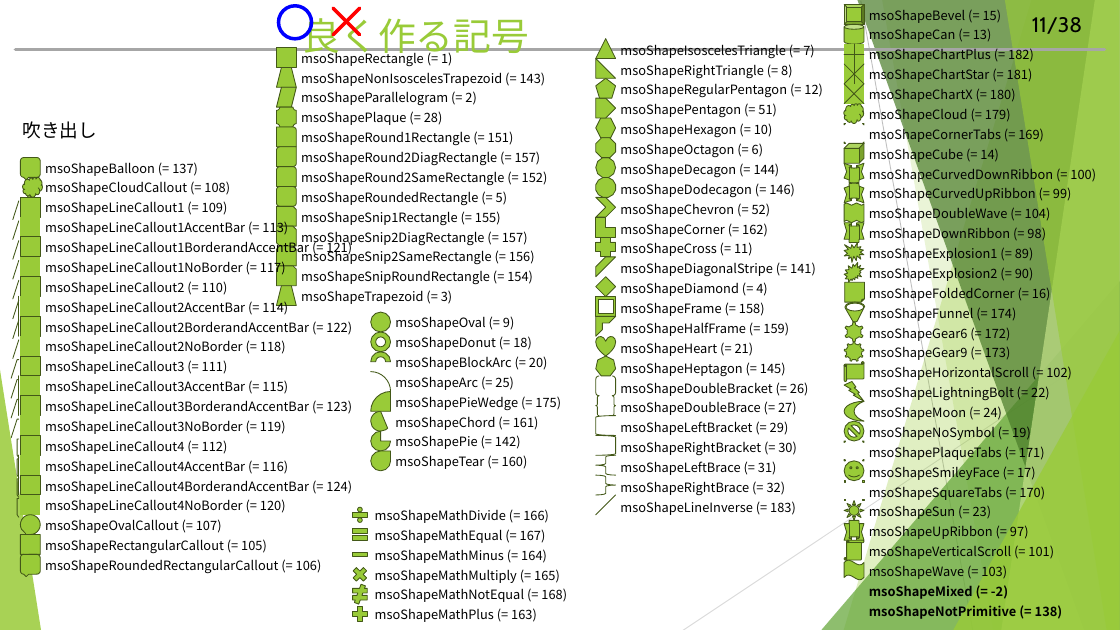
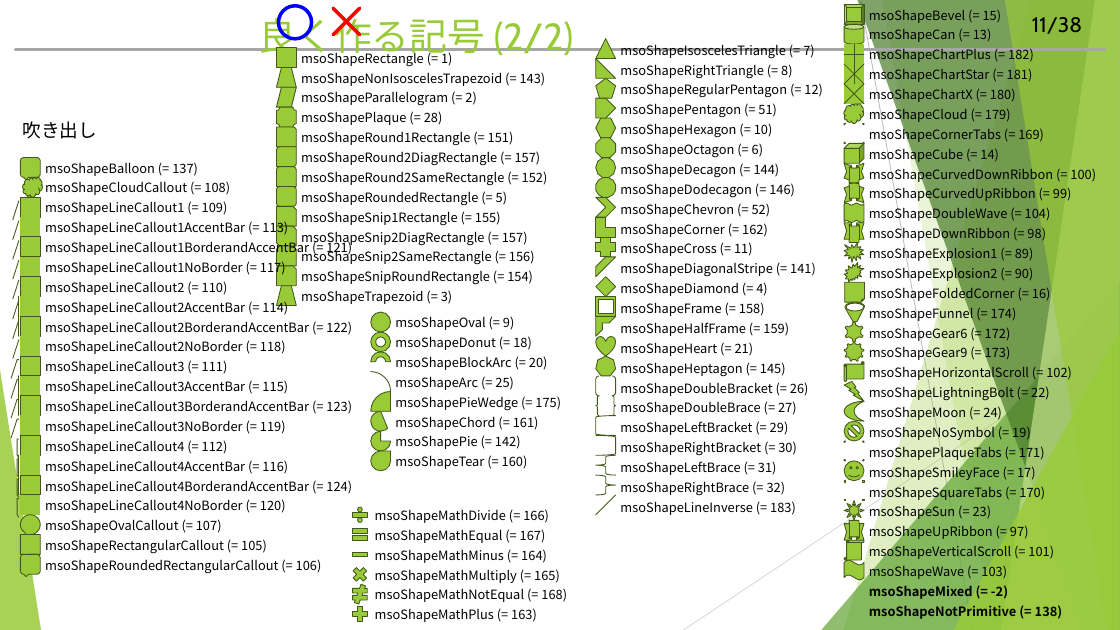
Before and after one commit to hitsuji-ga-u/pawapo, a slide deck: slide 12 of slide/customUI_debug.pptm. Drawn at 1120x630 pixels with LibreOffice and Linux fonts; fonts in the diff are those of the drawing. Boxes give left, top, right and bottom in pixels: in the first picture for what was removed or moved away, otherwise in the second. Text is boxed around its words. In the diff, an @@ line names an element or a change of style, - is before the commit and + after.

```diff
--- a/slide/customUI_debug.pptm
+++ b/slide/customUI_debug.pptm
@@ title at box(259, 11, 573, 60): text changed @@
-良く作る記号
+良く作る記号 (2/2)
```
Also in this commit, not shown: 6 other slides changed, 4 slides added, 3 slides removed, 4 other files.
